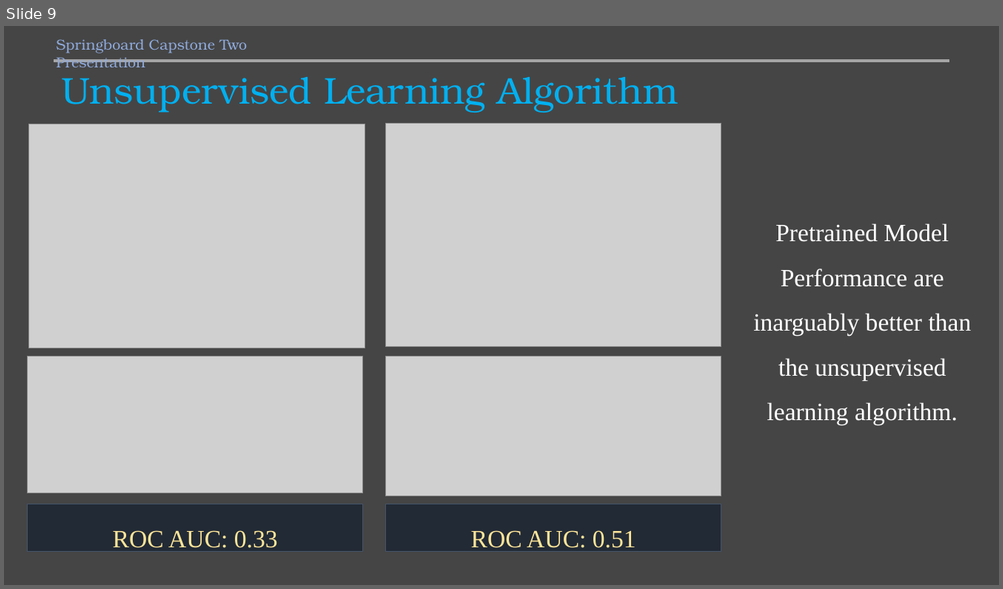
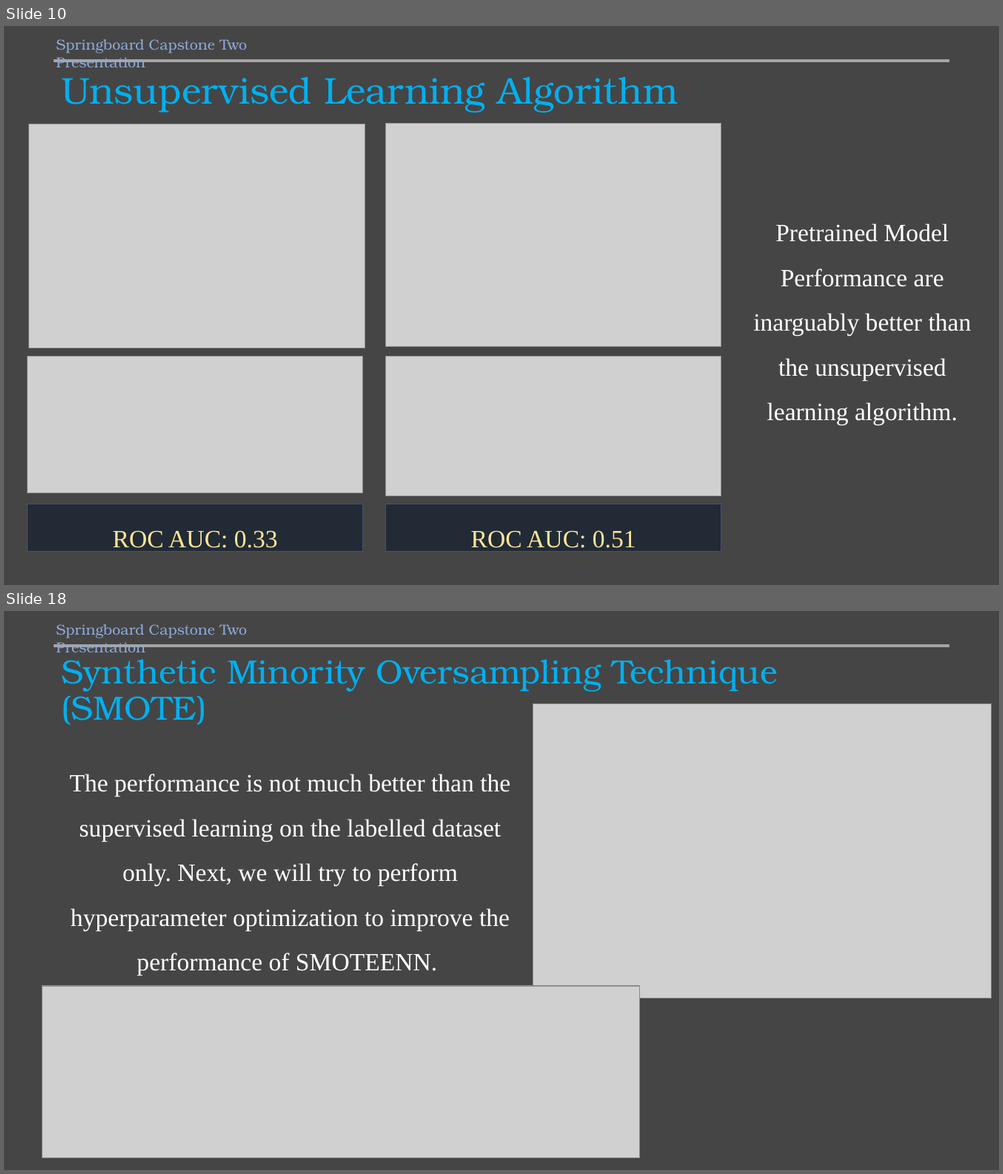
Before and after one commit to mamunm/sentiment_analysis, a slide deck: reports/sentiment_analysis.pptx. Shown one above the other, each under a label of ours: slide 9 before the commit, slides 10 and 18 after it; the slides between them are not shown. The pictures are 1003x589 and 1003x1174 pixels, drawn with LibreOffice and Linux fonts; fonts in the diff are those of the drawing; grey boxes stand for pictures. Boxes give left, top, right and bottom in pixels: in the first picture for what was removed or moved away, otherwise in the second. Text is boxed around its words. In the diff, an @@ line names an element or a change of style, - is before the commit and + after.

```diff
--- a/reports/sentiment_analysis.pptx
+++ b/reports/sentiment_analysis.pptx
@@ slide 18 added at (4, 611, 999, 1170), background #454545 @@
@@ text added at (56, 624, 247, 652), 14 pt, text #8FAADC @@
+Springboard Capstone Two Presentation
@@ line added from (54, 646) to (949, 646), #A5A5A5 3 pt @@
@@ title added at (61, 659, 777, 725), 32.4 pt, text #00B0F0 @@
+Synthetic Minority Oversampling Technique (SMOTE)
@@ picture added at (533, 704, 991, 999) @@
@@ text added at (70, 774, 510, 976), 24 pt, text #FFFFFF @@
+The performance is not much better than the supervised learning on the labelled dataset only. Next, we will try to perform hyperparameter optimization to improve the performance of SMOTEENN.
@@ picture added at (42, 986, 639, 1159) @@
@@ what was slide 9 is now slide 10 @@
```
Also in this commit, not shown: 1 slide changed, 9 other slides added, 3 slides removed, 16 other files.
